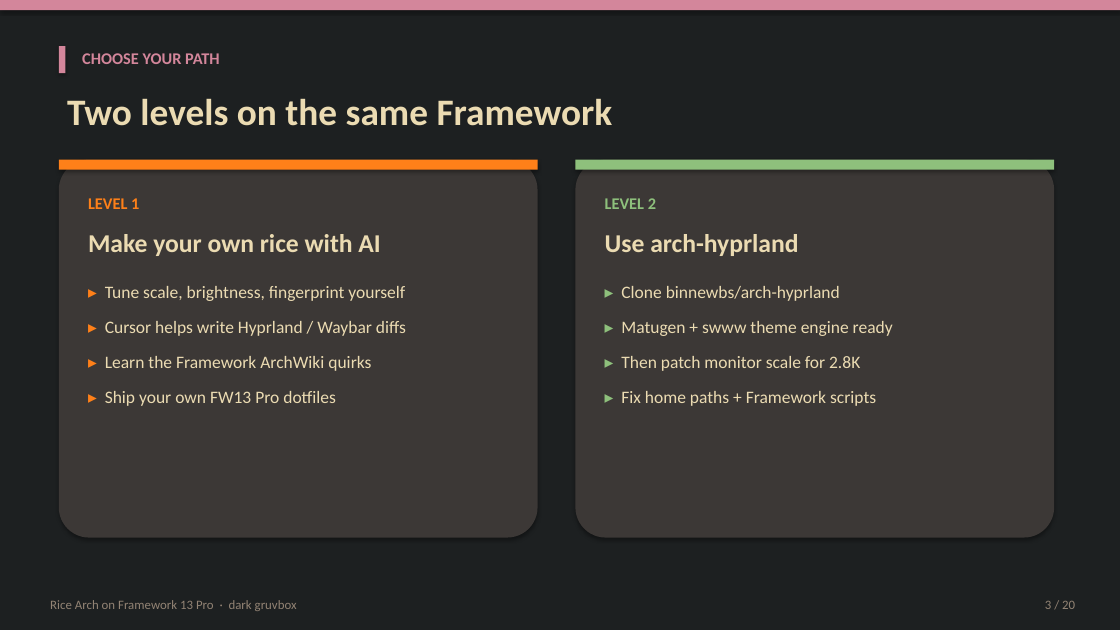
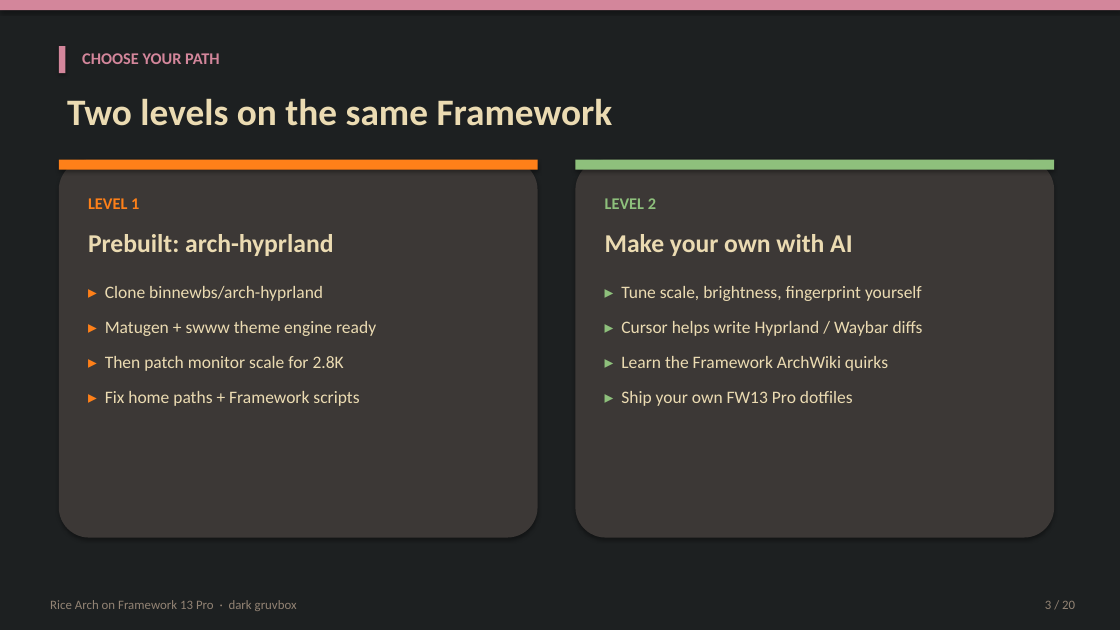
Before and after one commit to WaffleStudioGit/PCPhone, a slide deck: slide 3 of download/How-to-Rice-Arch.pptx. Drawn at 1120x630 pixels with LibreOffice and Linux fonts; fonts in the diff are those of the drawing. Boxes give left, top, right and bottom in pixels: in the first picture for what was removed or moved away, otherwise in the second. Text is boxed around its words. In the diff, an @@ line names an element or a change of style, - is before the commit and + after.

```diff
--- a/download/How-to-Rice-Arch.pptx
+++ b/download/How-to-Rice-Arch.pptx
@@ text at bbox=[88, 234, 333, 256]: text changed @@
-Make your own rice with AI
+Prebuilt: arch-hyprland
@@ text at bbox=[605, 234, 852, 256]: text changed @@
-Use arch-hyprland
+Make your own with AI
@@ text at bbox=[105, 286, 376, 406]: text changed @@
-▸ Tune scale, brightness, fingerprint yourself
-▸ Cursor helps write Hyprland / Waybar diffs
-▸ Learn the Framework ArchWiki quirks
-▸ Ship your own FW13 Pro dotfiles
+▸ Clone binnewbs/arch-hyprland
+▸ Matugen + swww theme engine ready
+▸ Then patch monitor scale for 2.8K
+▸ Fix home paths + Framework scripts
@@ text at bbox=[621, 286, 923, 406]: text changed @@
-▸ Clone binnewbs/arch-hyprland
-▸ Matugen + swww theme engine ready
-▸ Then patch monitor scale for 2.8K
-▸ Fix home paths + Framework scripts
+▸ Tune scale, brightness, fingerprint yourself
+▸ Cursor helps write Hyprland / Waybar diffs
+▸ Learn the Framework ArchWiki quirks
+▸ Ship your own FW13 Pro dotfiles
```
Also in this commit, not shown: 15 other slides changed, 3 other files.
